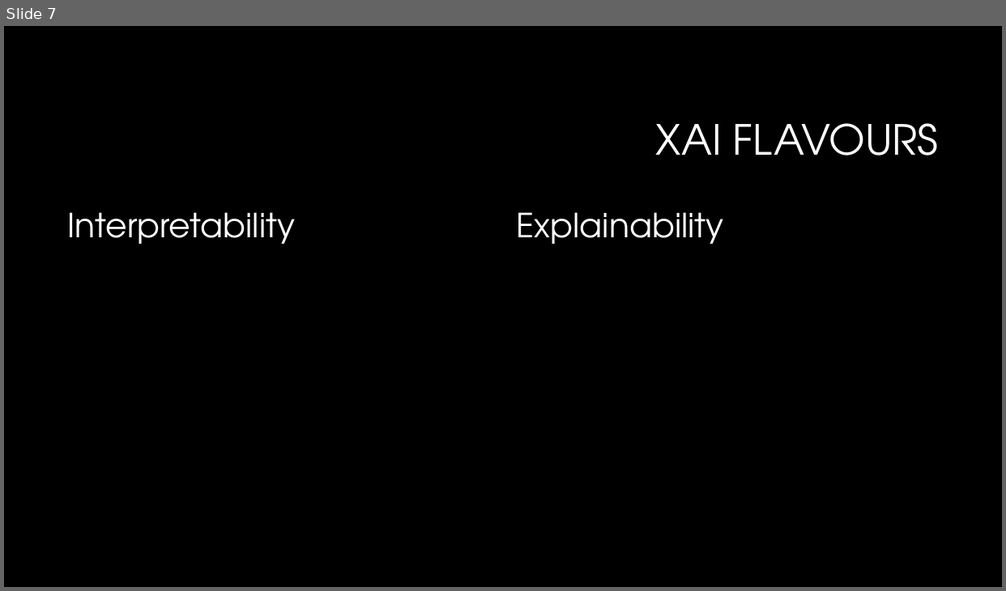
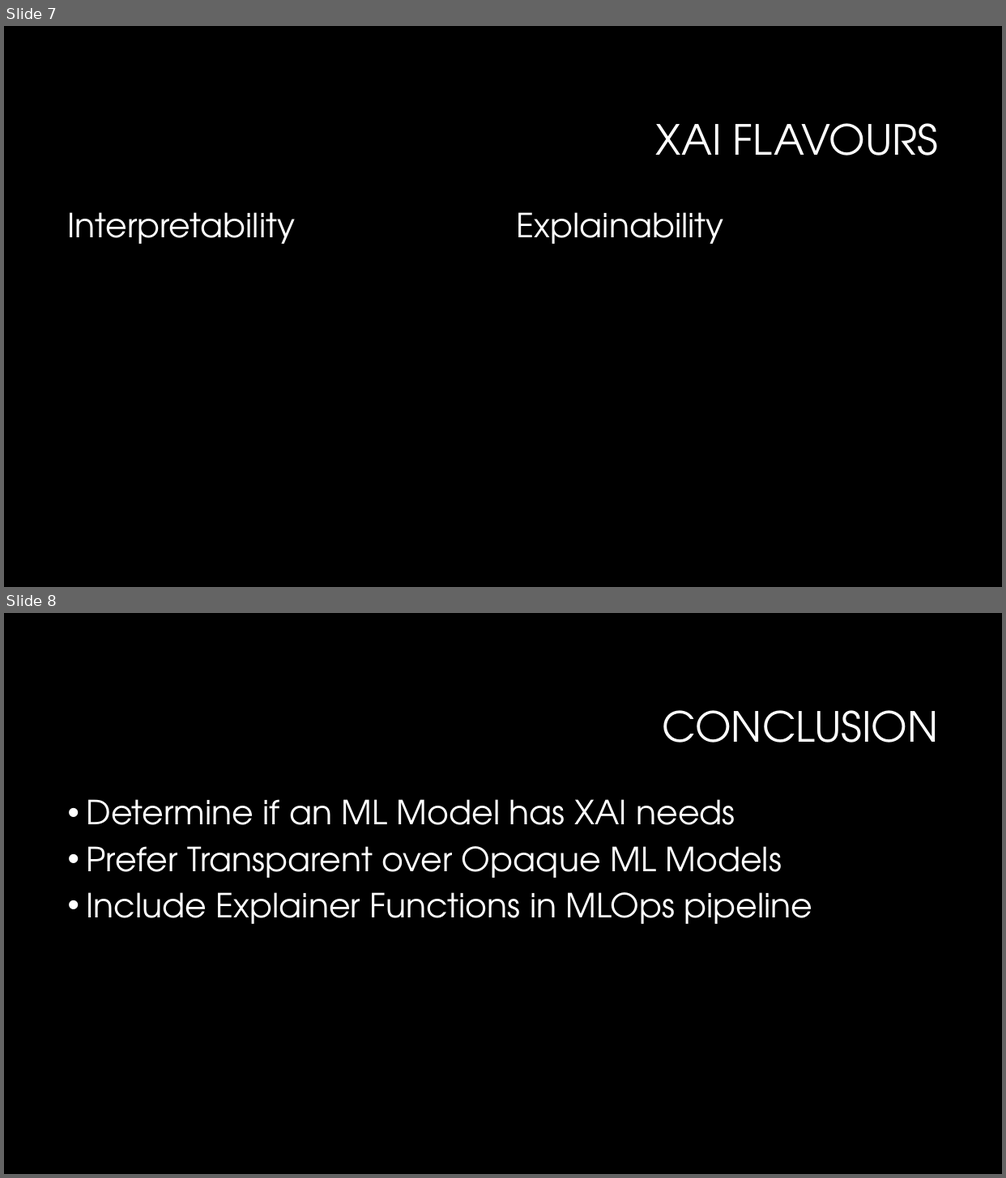
Before and after one commit to newmancodes/why-we-must-ask-why-of-machine-learning, a slide deck: Why We Must Ask Why of Machine Learning.pptx. Shown one above the other, each under a label of ours: slide 7 before the commit, slides 7 and 8 after it. The pictures are 1006x591 and 1006x1178 pixels, drawn with LibreOffice and Linux fonts; fonts in the diff are those of the drawing; background and template pictures are left out. Boxes give left, top, right and bottom in pixels: in the first picture for what was removed or moved away, otherwise in the second. Text is boxed around its words. In the diff, an @@ line names an element or a change of style, - is before the commit and + after.

```diff
--- a/Why We Must Ask Why of Machine Learning.pptx
+++ b/Why We Must Ask Why of Machine Learning.pptx
@@ slide 8 added at (x1=4, y1=613, x2=1002, y2=1174), background #000000 @@
@@ title added at (x1=662, y1=710, x2=938, y2=743), 40 pt, text #FFFFFF @@
+CONCLUSION
@@ text added at (x1=87, y1=799, x2=813, y2=924), 32 pt, text #FFFFFF @@
+• Determine if an ML Model has XAI needs
+• Prefer Transparent over Opaque ML Models
+• Include Explainer Functions in MLOps pipeline
```
Also in this commit, not shown: 3 slides changed, 1 other slide added, 1 slide removed.
